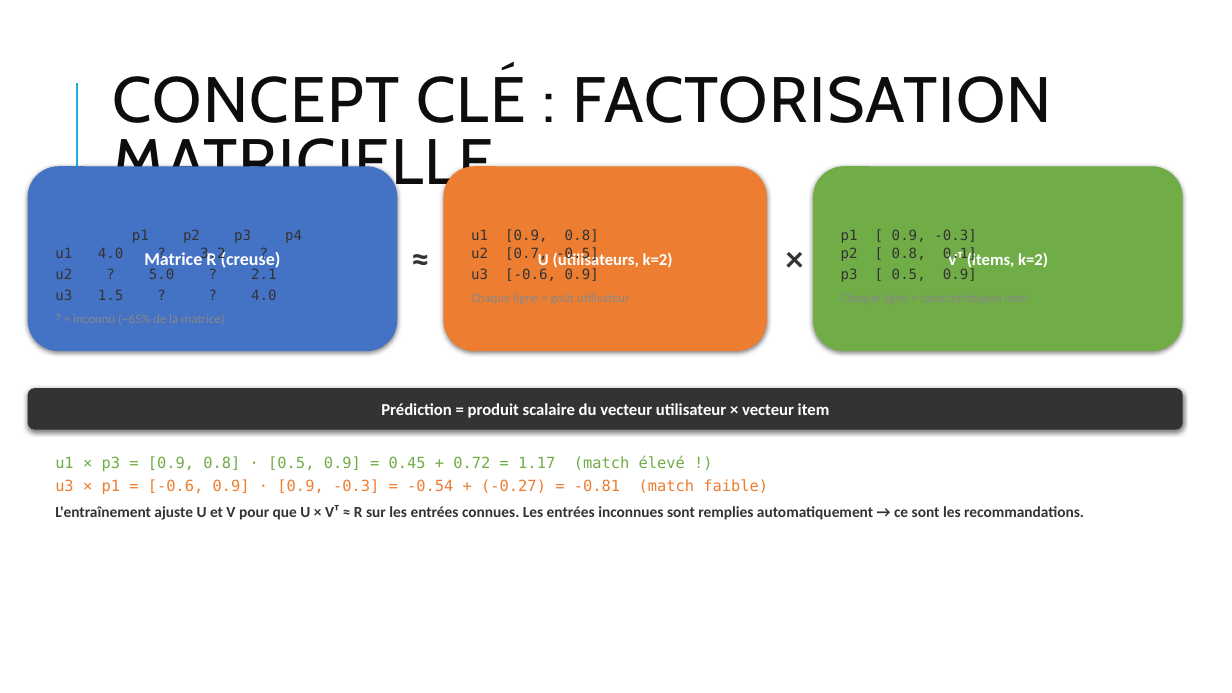
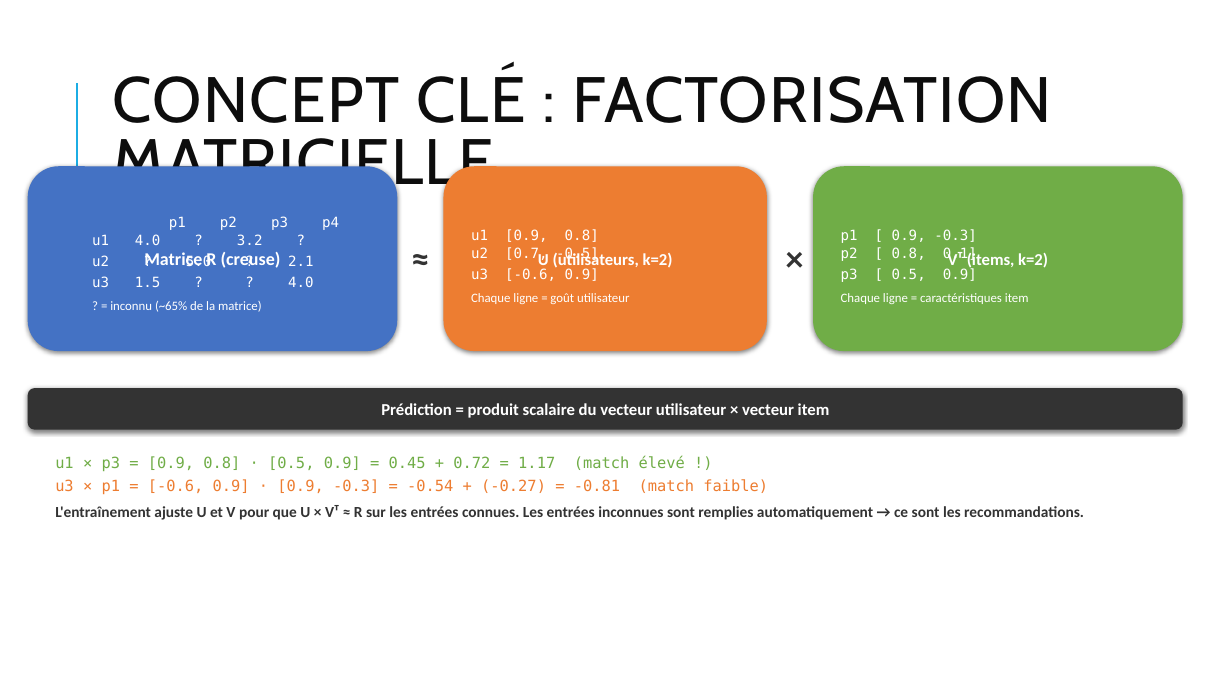
Before and after one commit to Clement-NI/recommendation_system_py, a slide deck: slide 13 of Cobook_org_final.pptx (slide 11 before the commit). Drawn at 1232x693 pixels with LibreOffice and Linux fonts; fonts in the diff are those of the drawing. Boxes give left, top, right and bottom in pixels: in the first picture for what was removed or moved away, otherwise in the second. Text is boxed around its words. In the diff, an @@ line names an element or a change of style, - is before the commit and + after.

```diff
--- a/Cobook_org_final.pptx
+++ b/Cobook_org_final.pptx
@@ text "p1 p2 p3 p4": place and size @@
-text "p1 p2 p3 p4" at bbox=[132, 229, 302, 300]
+text "p1 p2 p3 p4" at bbox=[110, 216, 339, 312]
@@ text "p1 p2 p3 p4" at bbox=[110, 216, 339, 312]: text colour #333333 to #FFFFFF in "p1 p2 p3 p4", "u1 4.0 ? 3.2 ?", "u2 ? 5.0 ? 2.1", "u3 1.5 ? ? 4.0"; text colour #888888 to #FFFFFF in "? = inconnu (~65% de la matrice)" @@
@@ text "u1 [0.9, 0.8]" at bbox=[471, 229, 629, 304]: text colour #333333 to #FFFFFF in "u1 [0.9, 0.8]", "u2 [0.7, -0.5]", "u3 [-0.6, 0.9]"; text colour #888888 to #FFFFFF in "Chaque ligne = goût utilisateur" @@
@@ text "p1 [ 0.9, -0.3]" at bbox=[841, 229, 1029, 304]: text colour #333333 to #FFFFFF in "p1 [ 0.9, -0.3]", "p2 [ 0.8, 0.1]", "p3 [ 0.5, 0.9]"; text colour #888888 to #FFFFFF in "Chaque ligne = caractéristiques item" @@
```
Also in this commit, not shown: 6 other slides changed, 2 slides added, 1 slide removed.
